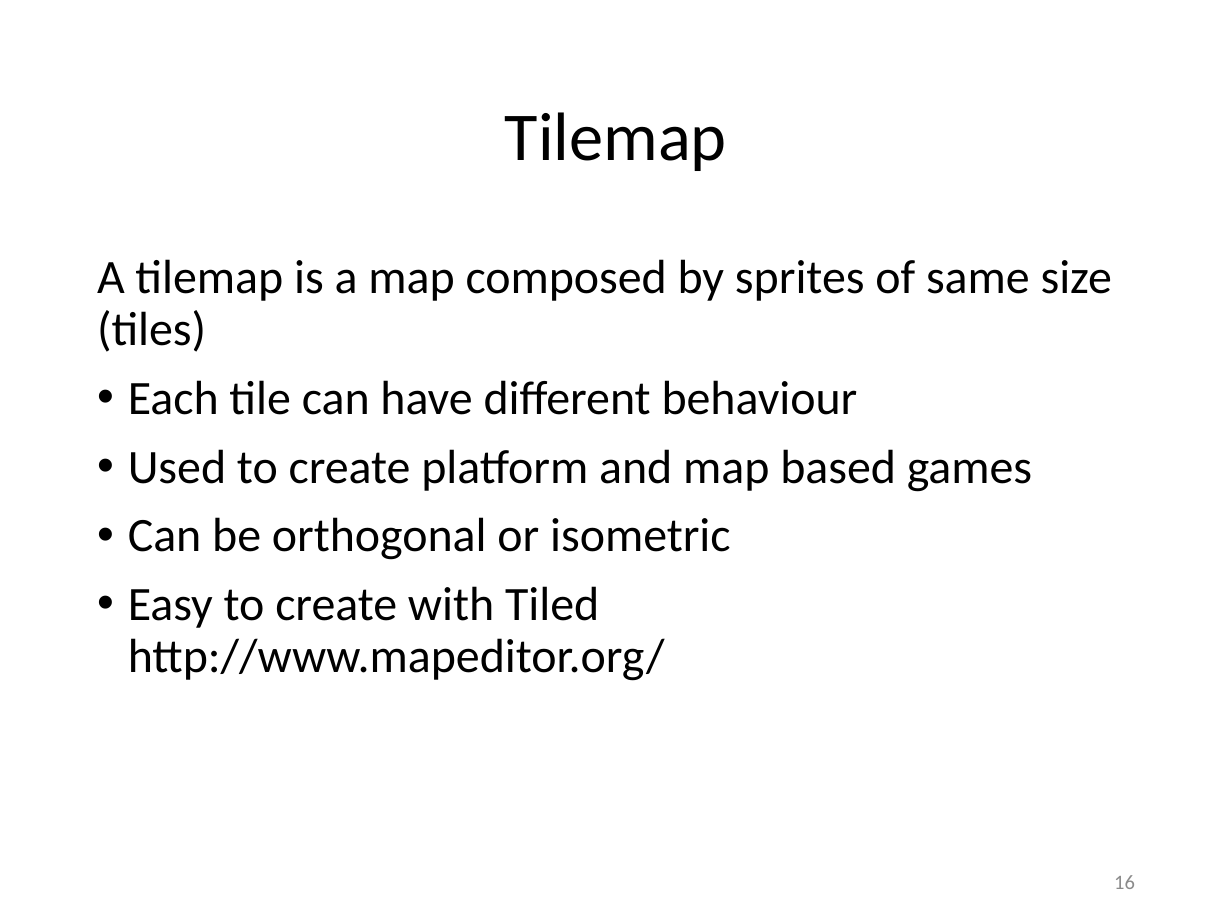
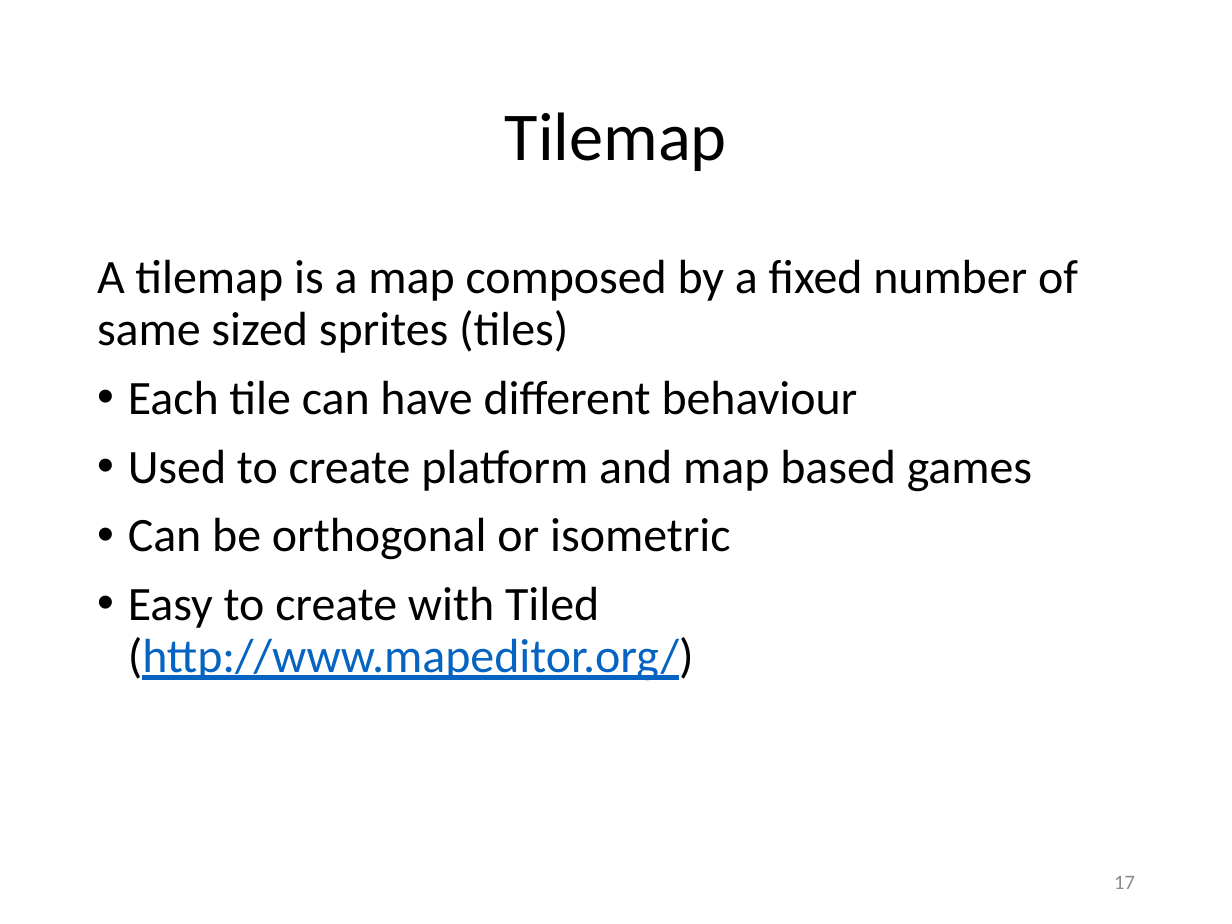
Before and after one commit to Lotti/codemotion2014, a slide deck: slide 17 of codemotion.pptx (slide 16 before the commit). Drawn at 1232x924 pixels with LibreOffice and Linux fonts; fonts in the diff are those of the drawing; background and template pictures are left out. Boxes give left, top, right and bottom in pixels: in the first picture for what was removed or moved away, otherwise in the second. Text is boxed around its words. In the diff, an @@ line names an element or a change of style, - is before the commit and + after.

```diff
--- a/codemotion.pptx
+++ b/codemotion.pptx
@@ text at (97,259,1078,353): text changed @@
-A tilemap is a map composed by sprites of same size (tiles)
+A tilemap is a map composed by a fixed number of same sized sprites (tiles)
@@ text at (128,586,694,681): text changed; text colour #000000 to #0563C1 @@
-• Easy to create with Tiled http://www.mapeditor.org/
+• Easy to create with Tiled (http://www.mapeditor.org/)
@@ page number at (1114,876,1135,889): text changed @@
-16
+17
```
Also in this commit, not shown: 10 other slides changed, 5 slides added, 1 other file.
